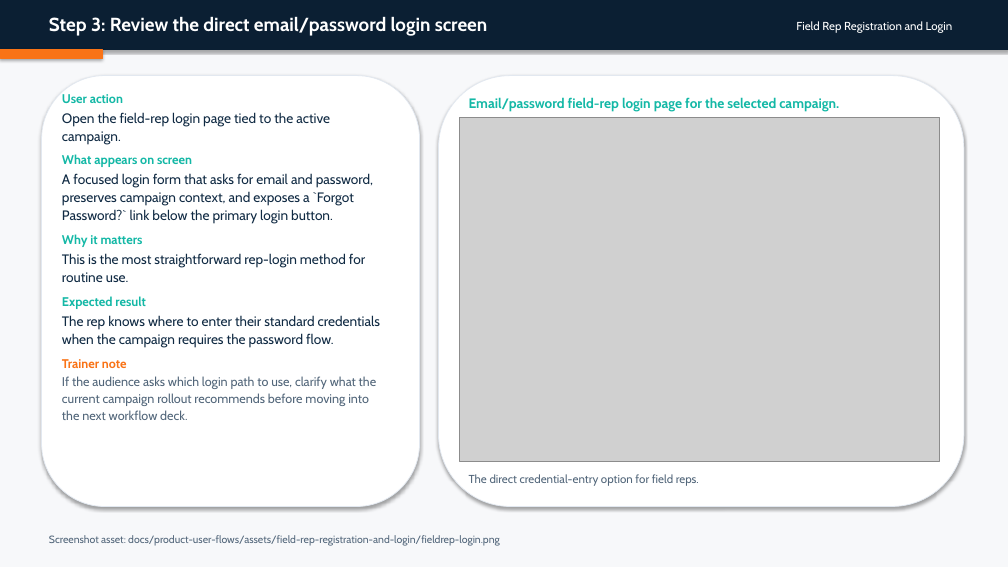
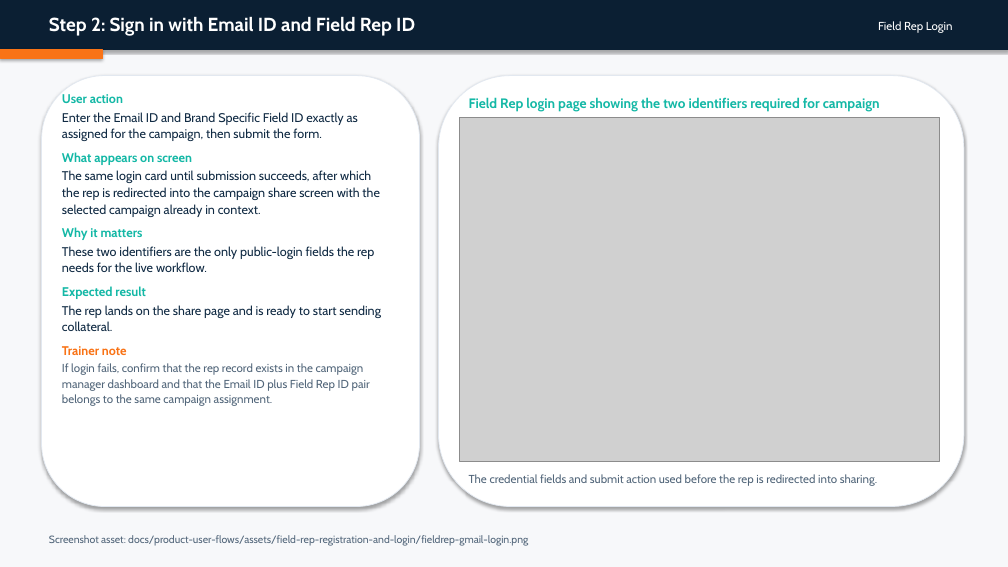
Before and after one commit to admin-masters/inclinic-education-system, a slide deck: slide 4 of output/doc/user-flow-decks/06-field-rep-registration-and-login.pptx (slide 5 before the commit). Drawn at 1008x567 pixels with LibreOffice and Linux fonts; fonts in the diff are those of the drawing; grey boxes stand for pictures. Boxes give left, top, right and bottom in pixels: in the first picture for what was removed or moved away, otherwise in the second. Text is boxed around its words. In the diff, an @@ line names an element or a change of style, - is before the commit and + after.

Commit message:
simplify field rep login and doctor addition docs

```diff
--- a/output/doc/user-flow-decks/06-field-rep-registration-and-login.pptx
+++ b/output/doc/user-flow-decks/06-field-rep-registration-and-login.pptx
@@ text at [49, 16, 415, 36]: text changed @@
-Step 3: Review the direct email/password login screen
+Step 2: Sign in with Email ID and Field Rep ID
@@ text at [878, 21, 953, 33]: text changed @@
-Field Rep Registration and Login
+Field Rep Login
@@ text at [62, 112, 358, 141]: text changed; size 13 to 12 pt @@
-Open the field-rep login page tied to the active campaign.
+Enter the Email ID and Brand Specific Field ID exactly as assigned for the campaign, then submit the form.
@@ text at [469, 97, 880, 118]: text changed @@
-Email/password field-rep login page for the selected campaign.
+Field Rep login page showing the two identifiers required for campaign access.
@@ text at [62, 170, 380, 217]: text changed; size 13 to 12 pt @@
-A focused login form that asks for email and password, preserves campaign context, and exposes a `Forgot Password?` link below the primary login button.
+The same login card until submission succeeds, after which the rep is redirected into the campaign share screen with the selected campaign already in context.
@@ text at [62, 246, 374, 272]: text changed; size 13 to 12 pt @@
-This is the most straightforward rep-login method for routine use.
+These two identifiers are the only public-login fields the rep needs for the live workflow.
@@ text at [62, 305, 381, 331]: text changed; size 13 to 12 pt @@
-The rep knows where to enter their standard credentials when the campaign requires the password flow.
+The rep lands on the share page and is ready to start sending collateral.
@@ text at [62, 363, 370, 406]: text changed; size 12 to 11 pt @@
-If the audience asks which login path to use, clarify what the current campaign rollout recommends before moving into the next workflow deck.
+If login fails, confirm that the rep record exists in the campaign manager dashboard and that the Email ID plus Field Rep ID pair belongs to the same campaign assignment.
@@ text at [469, 474, 877, 486]: text changed @@
-The direct credential-entry option for field reps.
+The credential fields and submit action used before the rep is redirected into sharing.
@@ text at [49, 535, 528, 546]: text changed @@
-Screenshot asset: docs/product-user-flows/assets/field-rep-registration-and-login/fieldrep-login.png
+Screenshot asset: docs/product-user-flows/assets/field-rep-registration-and-login/fieldrep-gmail-login.png
```
Also in this commit, not shown: 5 other slides changed, 3 slides removed, 23 other files.
